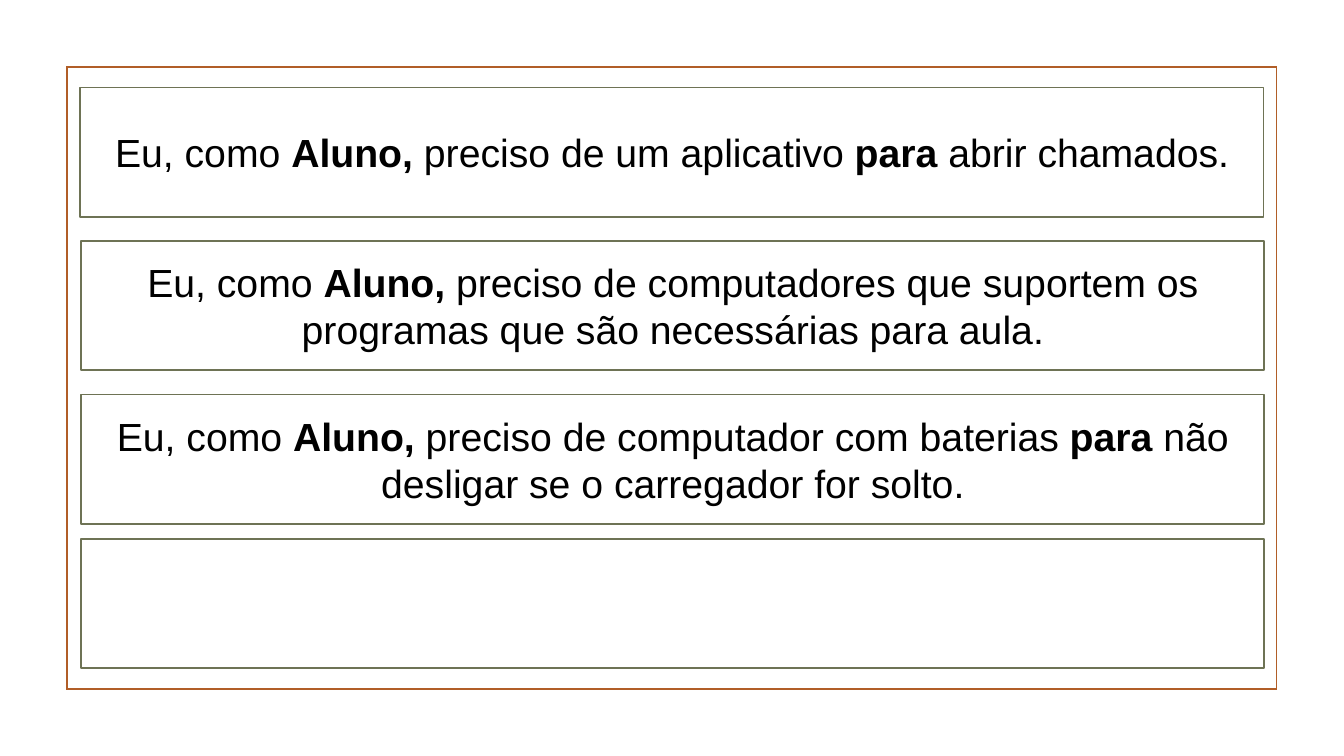
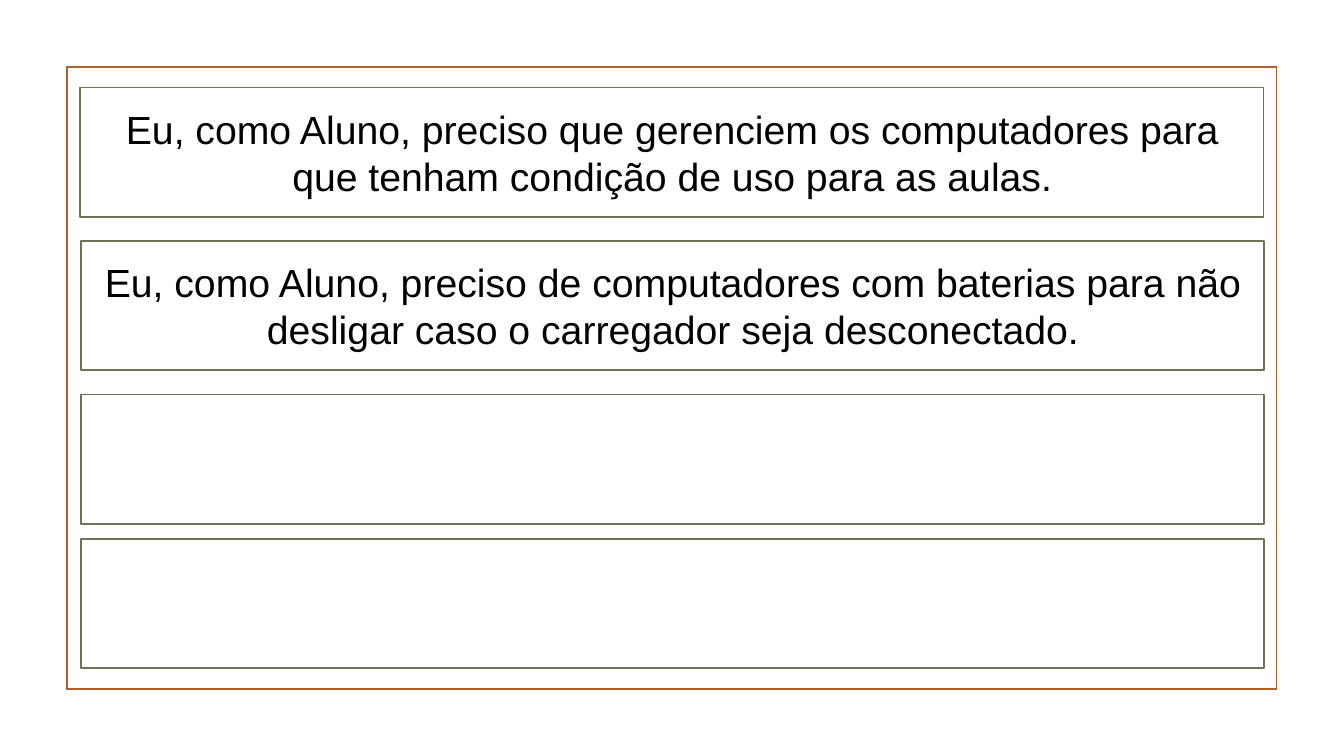
Before and after one commit to marthasilva/ShadowTech, a slide deck: slide 2 of Documentação/UserStories/UserStoriesAluno.pptx. Drawn at 1344x756 pixels with LibreOffice and Linux fonts; fonts in the diff are those of the drawing; background and template pictures are left out. Boxes give left, top, right and bottom in pixels: in the first picture for what was removed or moved away, otherwise in the second. Text is boxed around its words. In the diff, an @@ line names an element or a change of style, - is before the commit and + after.

```diff
--- a/Documentação/UserStories/UserStoriesAluno.pptx
+++ b/Documentação/UserStories/UserStoriesAluno.pptx
@@ text in rectangle at box(126, 115, 1218, 199): text changed @@
-Eu, como Aluno, preciso de um aplicativo para abrir chamados.
+Eu, como Aluno, preciso que gerenciem os computadores para que tenham condição de uso para as aulas.
@@ text in rectangle at box(105, 268, 1241, 352): text changed @@
-Eu, como Aluno, preciso de computadores que suportem os programas que são necessárias para aula.
+Eu, como Aluno, preciso de computadores com baterias para não desligar caso o carregador seja desconectado.
@@ text in rectangle at box(117, 422, 1228, 506): text removed @@
-Eu, como Aluno, preciso de computador com baterias para não desligar se o carregador for solto.
```
Also in this commit, not shown: 1 other slide changed, 6 other files.
